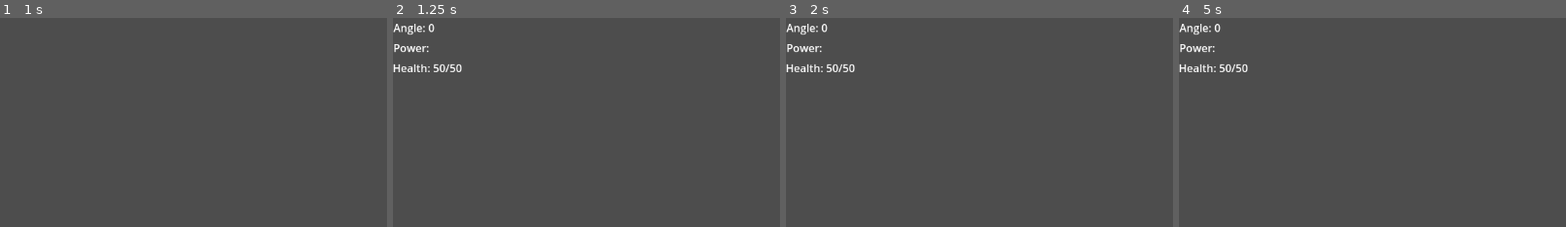
Above: before the commit, frames 1-4 (left to right).
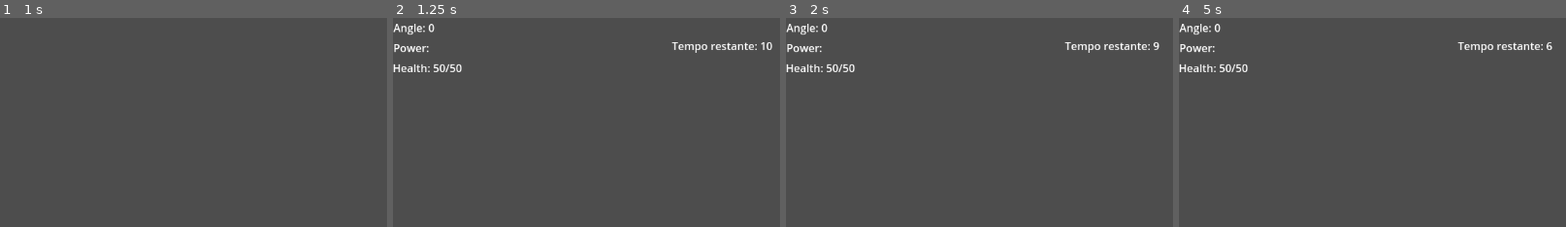
Above: after the commit, the same moments.

Repository: DanSantos8/godot-go-gunner
Game: Godot game, scene res://Scenes/arena.tscn
Same seed, same stepped clock (60 frames per second), same inputs: the game is played once before the commit and once after it.
Inputs:
- Up to frame 1 (1 s): hold D (move_right) from 0.53 s (still down); tap S (aim_down) at 0.6 s
- Up to frame 2 (1.25 s): keep holding D (move_right)
- Up to frame 3 (2 s): keep holding D (move_right); tap Up (aim_up) at 1.35 s
- Up to frame 4 (5 s): release D (move_right) at 2.03 s; hold Left (move_left) 2.03-2.78 s; hold Space (charge) 2.03-2.78 s; hold D (move_right) 2.78-4.28 s; tap S (aim_down) at 2.85 s; tap Up (aim_up) at 3.6 s; hold Left (move_left) from 4.28 s (still down); tap Space (charge) at 4.35 s
The pictures show only the part of the screen within x 2-52%, y 0-50%; the shares and areas given below are measured in that part.

Frame 1 is identical in both runs. In frame 2, 0.5% of the frame differs, in the area x 71-98%, y 11-17%; in frame 3, 0.5%; in frame 4, 0.5%.

Commit message:
adding turn timer

Diff:
--- a/Scenes/arena.tscn
+++ b/Scenes/arena.tscn
@@ -68,3 +68,11 @@
 [node name="TurnEndState" type="Node" parent="BattleStateMachine"]
 script = ExtResource("10_stc3i")
 metadata/_custom_type_script = "uid://bbcpexojadrdx"
+
+[node name="TurnTimerHUD" type="CanvasLayer" parent="."]
+
+[node name="TimerLabel" type="Label" parent="TurnTimerHUD"]
+offset_left = 442.0
+offset_top = 53.0
+offset_right = 482.0
+offset_bottom = 76.0
--- a/Scripts/Battle/battle.gd
+++ b/Scripts/Battle/battle.gd
@@ -1,4 +1,5 @@
 extends Node2D
+
 
 func _ready():
 	var players_list: Array[Player] = [get_node("Player")]
--- a/Scripts/Battle/battle_manager.gd
+++ b/Scripts/Battle/battle_manager.gd
@@ -12,8 +12,8 @@
 # Battle data
 var players: Array[Player] = []
 var current_player_index: int = 0
-var turn_timer: float = 30.0
-var max_turn_time: float = 30.0
+var turn_timer: float = 10.5
+var max_turn_time: float = 10.5
 var wind_force: Vector2 = Vector2.ZERO
 var current_projectile: RigidBody2D = null
 
--- a/Scripts/Battle/states/waiting_input_state.gd
+++ b/Scripts/Battle/states/waiting_input_state.gd
@@ -1,7 +1,9 @@
 class_name WaitingInputState extends BattleState
 
-var turn_timer: float = 0.0
-var max_turn_time: float = 30.0
+var turn_timer: float = BattleManager.turn_timer
+var max_turn_time: float = BattleManager.max_turn_time
+
+@onready var TimerLabel = $"../../TurnTimerHUD/TimerLabel"
 
 func enter():
 	log_state("Aguardando input do player " + str(battle_manager.current_player_index))
@@ -18,6 +20,8 @@
 
 func execute(delta: float):
 	turn_timer -= delta
+
+	TimerLabel.text = "Tempo restante: " + str(roundi(turn_timer))
 
 	if turn_timer <= 0:
 		log_state("⏰ Timeout! Passando turno...")
--- a/aim_state.gd
+++ b/aim_state.gd
@@ -6,7 +6,6 @@
 @export var angle_accumulator = 0.0
 
 func enter():
-	# print("Aiming")
 	player.player_flipped.connect(_on_character_flip)
 
 func execute(delta):
--- a/project.godot
+++ b/project.godot
@@ -21,6 +21,7 @@
 MessageBus="*res://Scripts/message_bus.gd"
 BattleManager="*res://Scripts/Battle/battle_manager.gd"
 CameraController="*res://Scripts/Singleton/camera_controller.gd"
+TurnTimerHud="*res://Scripts/UI/turn_timer_hud.gd"
 
 [input]
 
